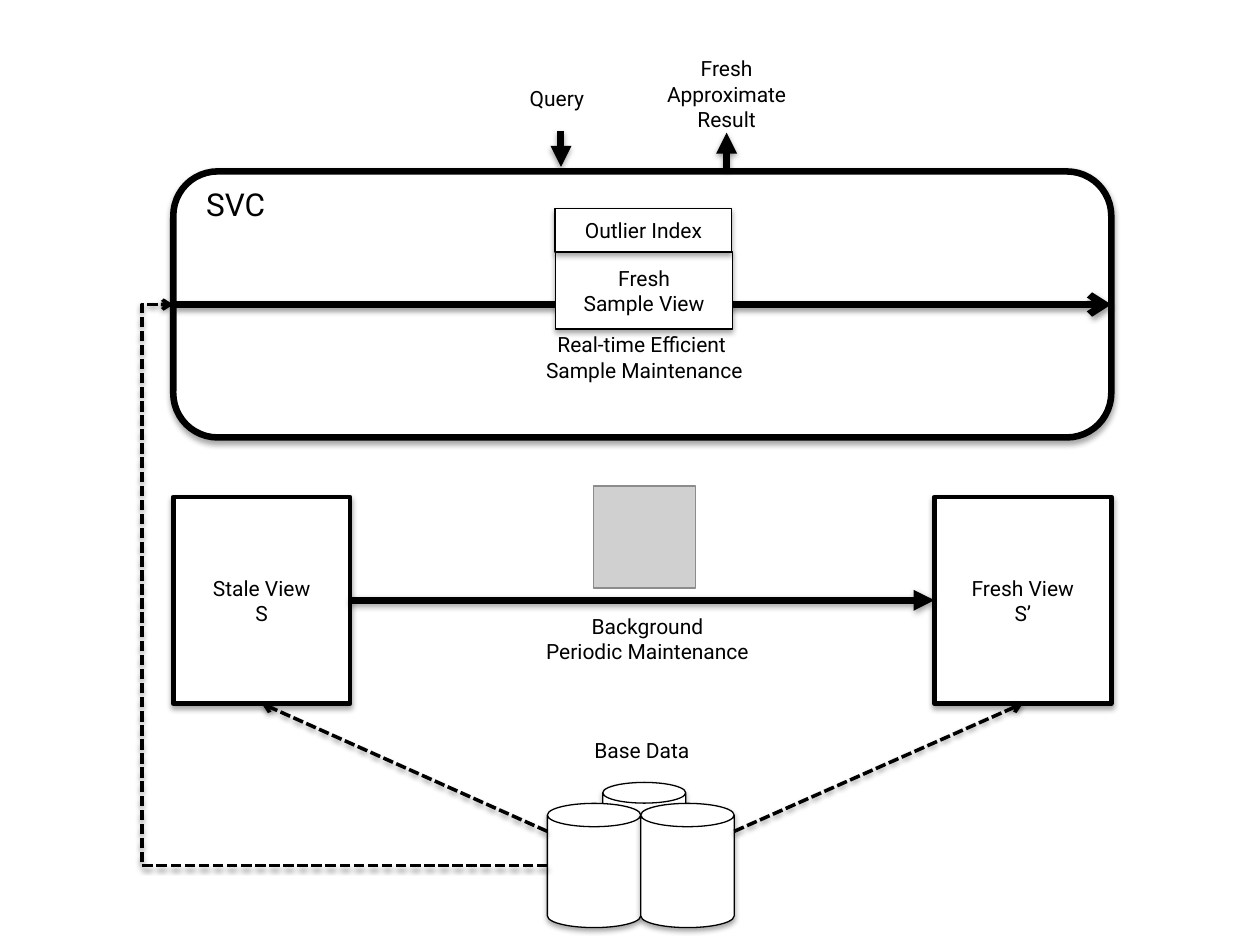
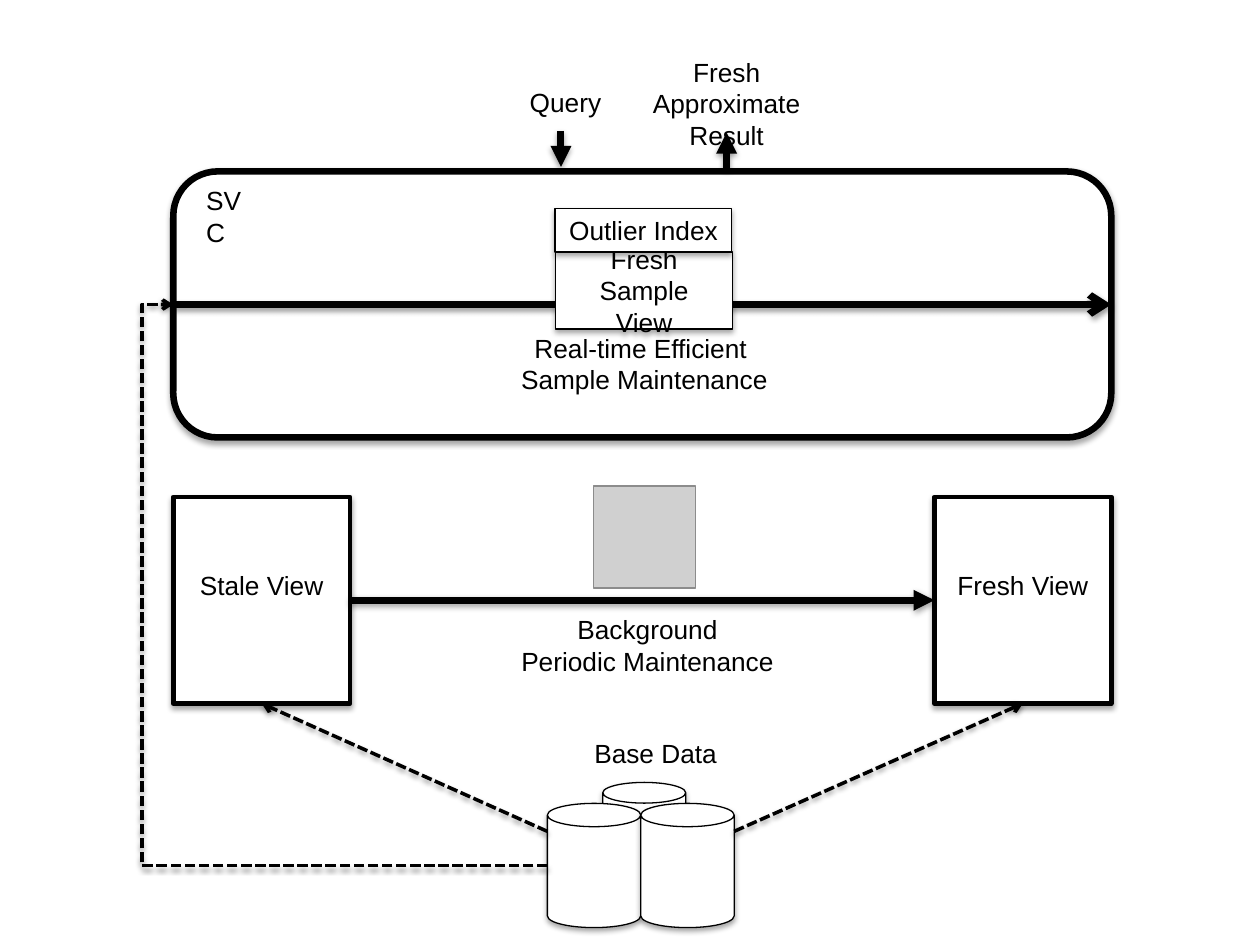
Before and after one commit to sjyk/sampleclean-matview, a slide deck: slide 1 of figs/sys-arch.pptx. Drawn at 1260x945 pixels with LibreOffice and Linux fonts; fonts in the diff are those of the drawing; grey boxes stand for pictures. Boxes give left, top, right and bottom in pixels: in the first picture for what was removed or moved away, otherwise in the second. Text is boxed around its words. In the diff, an @@ line names an element or a change of style, - is before the commit and + after.

```diff
--- a/figs/sys-arch.pptx
+++ b/figs/sys-arch.pptx
@@ text "Fresh": place and size @@
-text "Fresh" at bbox=[667, 60, 786, 128]
+text "Fresh" at bbox=[653, 63, 800, 150]
@@ text "SVC" at bbox=[194, 179, 271, 223]: size 18 to 15 pt, font Roboto to Arial @@
@@ text "Real-time Efficient": place and size @@
-text "Real-time Efficient" at bbox=[546, 333, 742, 383]
+text "Real-time Efficient" at bbox=[521, 339, 767, 395]
@@ size 12 to 15 pt, font Roboto to Arial in 9 elements at bbox=[556, 252, 732, 329], bbox=[556, 208, 732, 252], bbox=[530, 93, 601, 117], bbox=[594, 745, 716, 764], bbox=[521, 339, 767, 395], bbox=[521, 620, 773, 672], bbox=[653, 63, 800, 150], bbox=[174, 496, 350, 703], bbox=[935, 496, 1111, 703] @@
@@ text in rectangle at bbox=[255, 606, 267, 622]: paragraph removed @@
-S
@@ text "Background": place and size @@
-text "Background" at bbox=[546, 618, 749, 660]
+text "Background" at bbox=[521, 620, 773, 672]
@@ text in rectangle at bbox=[1015, 605, 1032, 622]: paragraph removed @@
-S’
```
Also in this commit, not shown: 34 other files.
